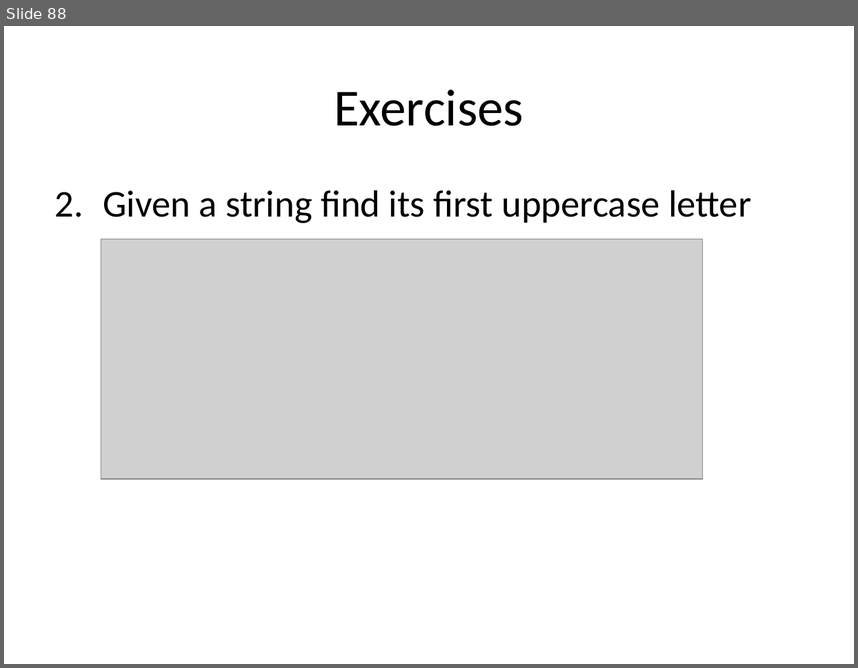
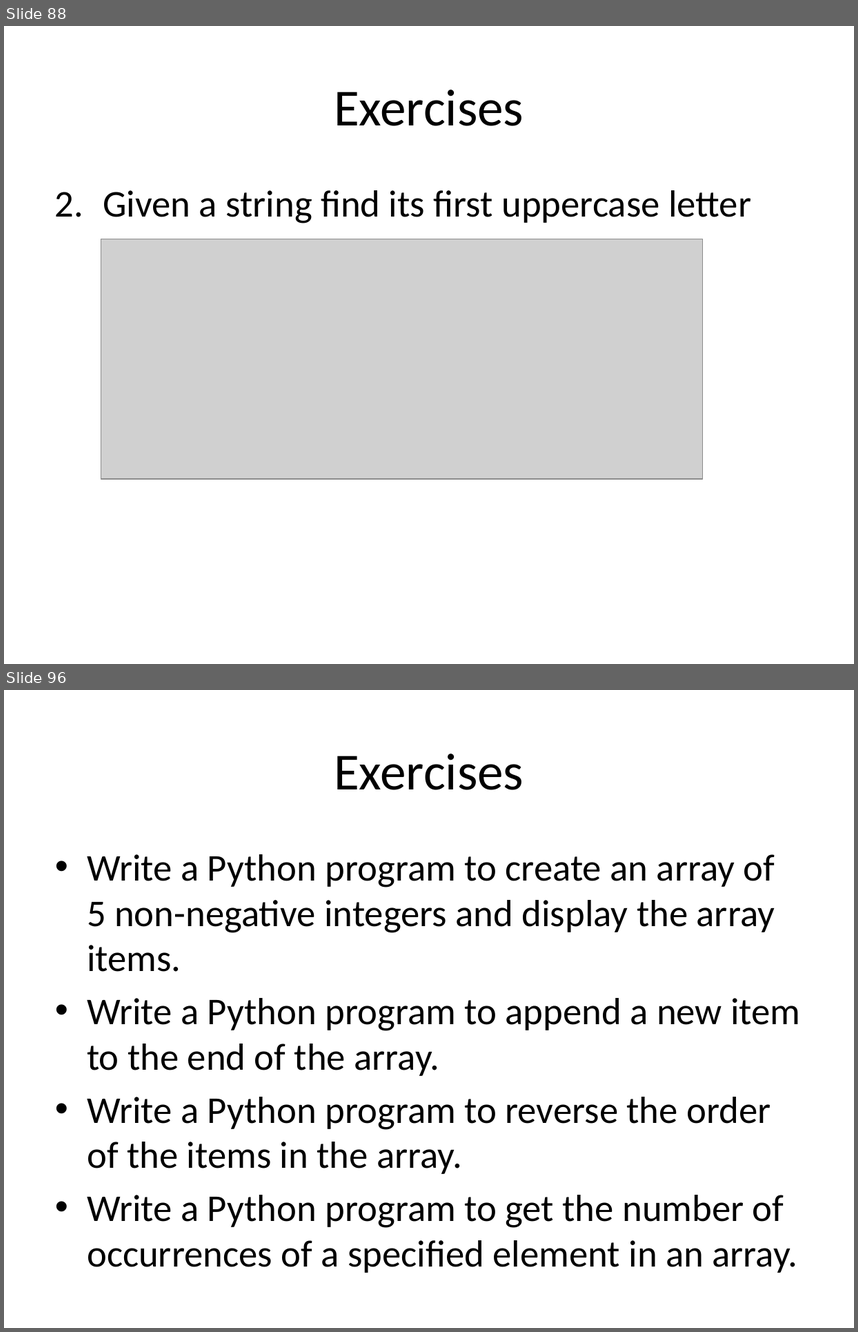
Before and after one commit to auliyanurul/kuliah, a slide deck: Algoritma dan Struktur Data.pptx. Shown one above the other, each under a label of ours: slide 88 before the commit, slides 88 and 96 after it; the slides between them are not shown. The pictures are 858x668 and 858x1332 pixels, drawn with LibreOffice and Linux fonts; fonts in the diff are those of the drawing; grey boxes stand for pictures. Boxes give left, top, right and bottom in pixels: in the first picture for what was removed or moved away, otherwise in the second. Text is boxed around its words. In the diff, an @@ line names an element or a change of style, - is before the commit and + after.

```diff
--- a/Algoritma dan Struktur Data.pptx
+++ b/Algoritma dan Struktur Data.pptx
@@ slide 96 added at (4,690,854,1328), background #FFFFFF @@
@@ title added at (334,753,524,790), 44 pt, text #000000 @@
+Exercises
@@ text added at (87,854,800,1272), 32 pt, text #000000 @@
+• Write a Python program to create an array of 5 non-negative integers and display the array items.
+• Write a Python program to append a new item to the end of the array.
+• Write a Python program to reverse the order of the items in the array.
+• Write a Python program to get the number of occurrences of a specified element in an array.
```
Also in this commit, not shown: 38 other slides added, 1 other file.
